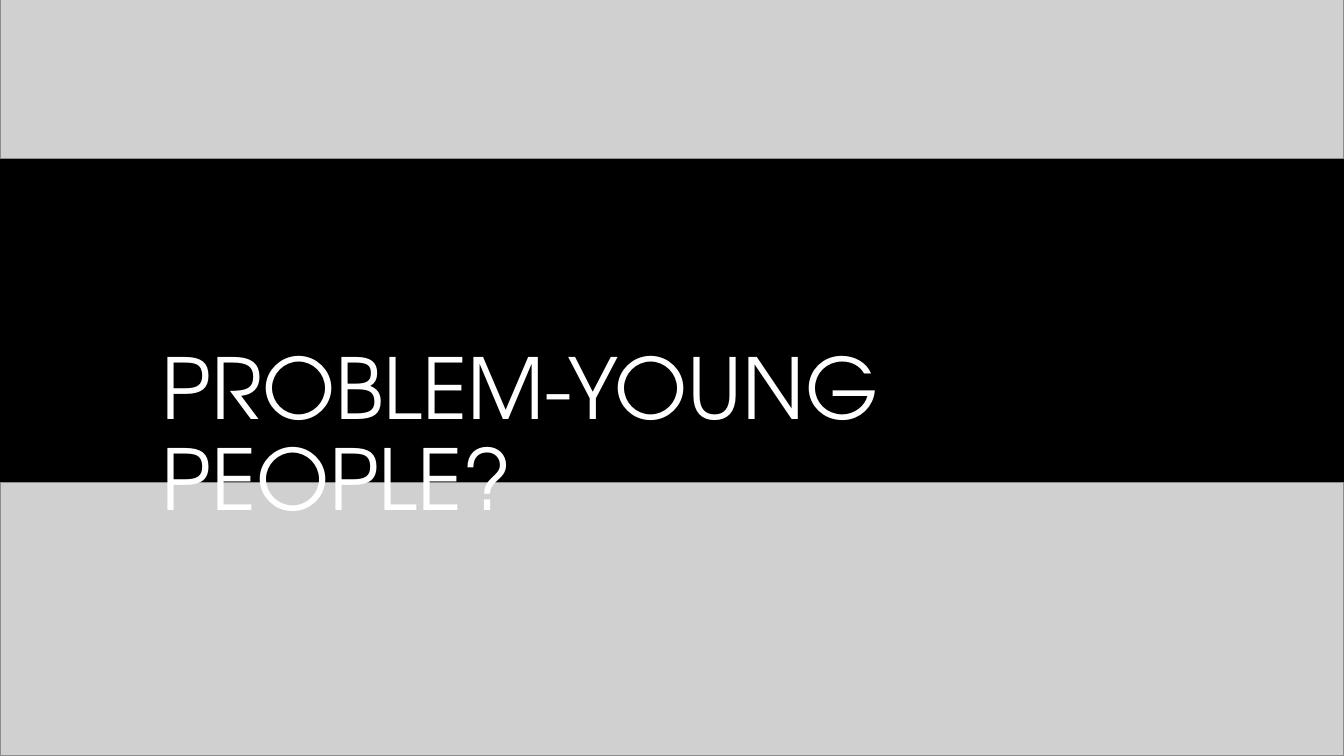
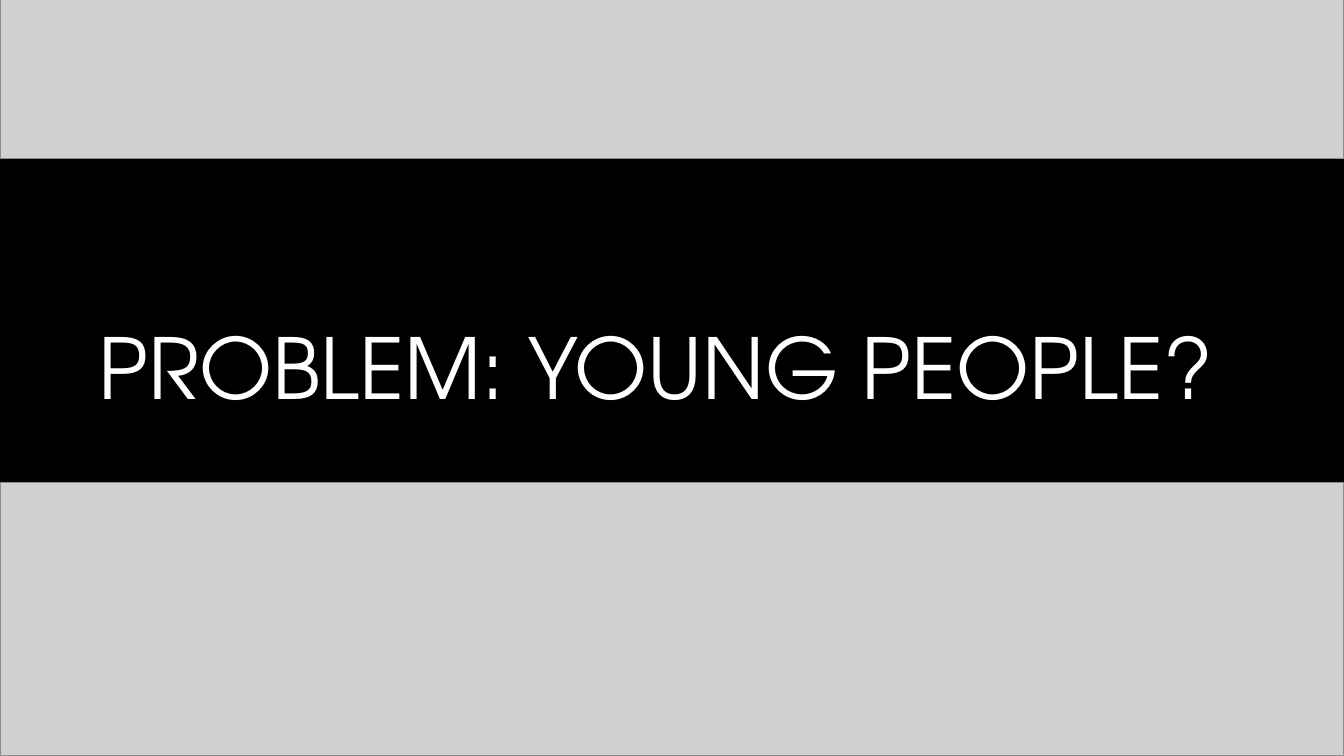
Before and after one commit to vinceleg/lab04_repo, a slide deck: slide 6 of dtc_team16_pitch_presentation.pptx. Drawn at 1344x756 pixels with LibreOffice and Linux fonts; fonts in the diff are those of the drawing; grey boxes stand for pictures; background and template pictures are left out. Boxes give left, top, right and bottom in pixels: in the first picture for what was removed or moved away, otherwise in the second. Text is boxed around its words. In the diff, an @@ line names an element or a change of style, - is before the commit and + after.

```diff
--- a/dtc_team16_pitch_presentation.pptx
+++ b/dtc_team16_pitch_presentation.pptx
@@ title at [99,335,1213,400]: text changed @@
-PROBLEM-YOUNG PEOPLE?
+PROBLEM: YOUNG PEOPLE?
```
Also in this commit, not shown: 8 other slides changed, 1 slide added, 2 slides removed.
